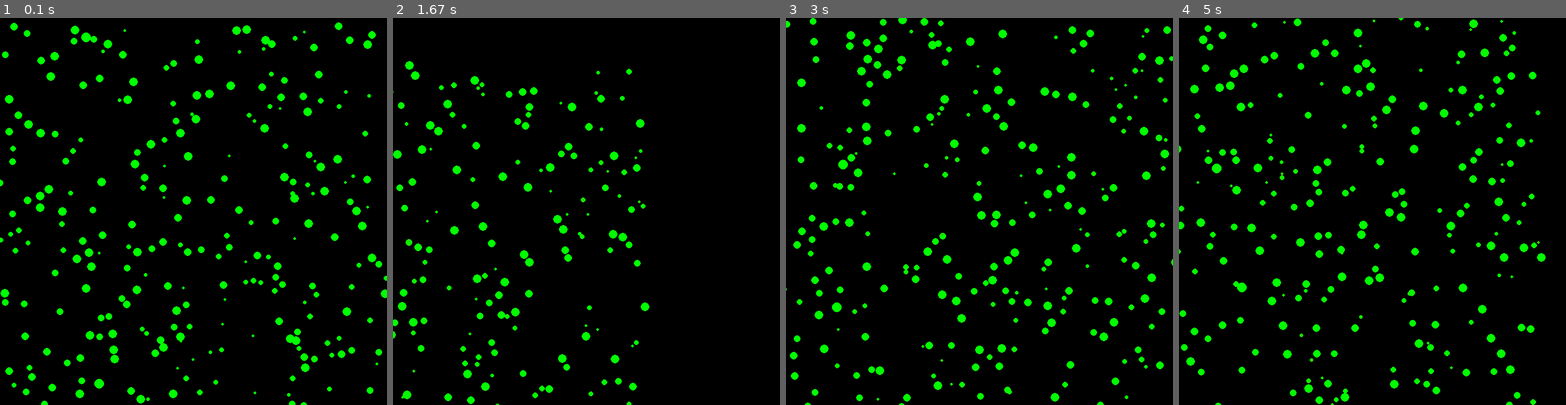
Above: before the commit, frames 1-4 (left to right).
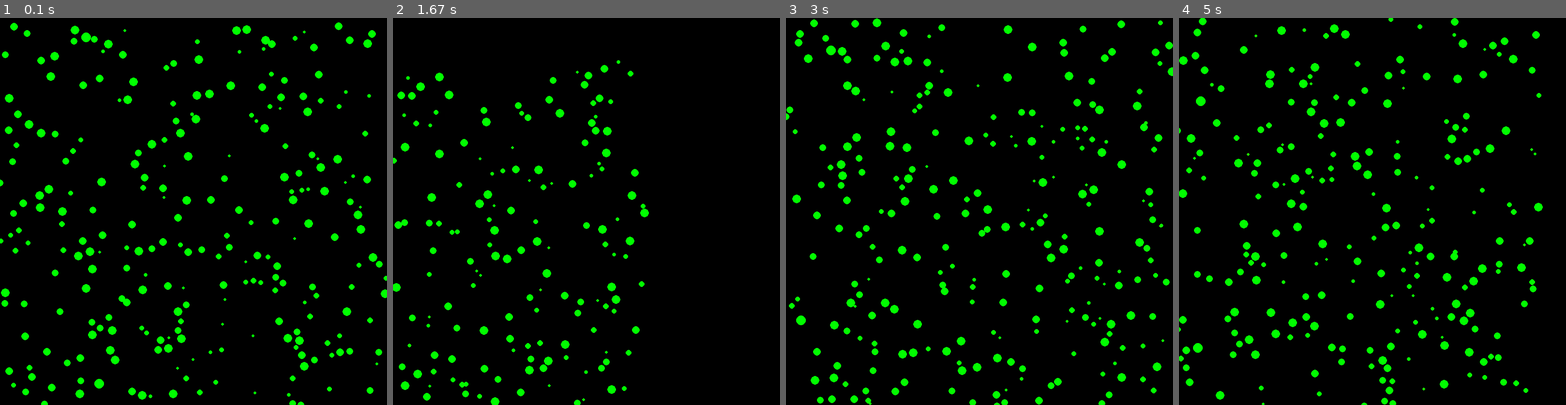
Above: after the commit, the same moments.

Repository: chrille0313/NBodySimulation
Game: pygame game, started from Examples/Collision/collision.py
Same seed, same stepped clock (60 frames per second), same inputs: the game is played once before the commit and once after it.
Inputs:
- Up to frame 1 (0.1 s): no input
- Up to frame 2 (1.67 s): hold D 0.33-0.8 s; hold W 0.83-1.13 s; hold D 1.17-1.63 s
- Up to frame 3 (3 s): hold A 1.67-2.2 s; hold S 2.23-2.53 s; hold A 2.57-2.97 s
- Up to frame 4 (5 s): hold W 3-3.37 s; hold D 3.4-4.03 s; hold S 4.07-4.43 s; hold A 4.47-4.93 s; hold D from 4.97 s (still down)

The runs differ from the first frame. In frame 1, 1.5% of the frame differs, in the area x 0-99%, y 3-100%; in frame 2, 6.0%; in frame 3, 11%, in the area x 0-100%, y 0-100%; in frame 4, 10%.

Commit message:
Fixed elastic collision

Diff:
--- a/body.py
+++ b/body.py
@@ -91,16 +91,30 @@
 		"""
 
 		if isinstance(other, self.__class__):
-			# Calculate the new velocities using conservation of momentum and kinetic energy
-			normal = (self.position - other.position).normalize()
-			p = 2 * (self.velocity.dot(normal) - other.velocity.dot(normal)) / (self.mass + other.mass)
-			self.velocity -= p * other.mass * normal
-			other.velocity += p * self.mass * normal
+			# Make sure the bodies don't overlap by moving them apart based on their mass
+			displacement = self.position - other.position
+			d = displacement.magnitude()
+			mtd = displacement * ((self.size + other.size) - d) / d  # minimum translation distance to push balls apart after intersecting
 
-			# Make sure the bodies don't overlap
-			self.position = other.position + normal * (other.size + self.size)
+			inverseMass = 1 / self.mass
+			inverseMassOther = 1 / other.mass
 
-			# Calculate the heat of the collision using momentum
+			self.position += mtd * inverseMass / (inverseMass + inverseMassOther)
+			other.position -= mtd * inverseMassOther / (inverseMass + inverseMassOther)
+
+			vDiff = self.velocity - other.velocity
+			if vDiff.dot(displacement.normalize()) > 0.0:
+				return  # No collision as bodies are moving apart
+
+			# Calculate the new velocities using conservation of momentum and kinetic energy (elastic collisions)
+			# https://en.wikipedia.org/wiki/Elastic_collision
+
+			displacement = self.position - other.position  # Update displacement as we have moved the bodies
+			impulse = 2 / (self.mass + other.mass) * vDiff.dot(displacement) / displacement.magnitude_squared() * displacement
+			self.velocity -= impulse * other.mass
+			other.velocity += impulse * self.mass
+
+			# Calculate the heat of the collision using momentum (only for coloring)
 			self.heat += 0.01 * other.mass * other.velocity.magnitude() / self.mass / 10
 			other.heat += 0.01 * self.mass * self.velocity.magnitude() / other.mass / 10
 
